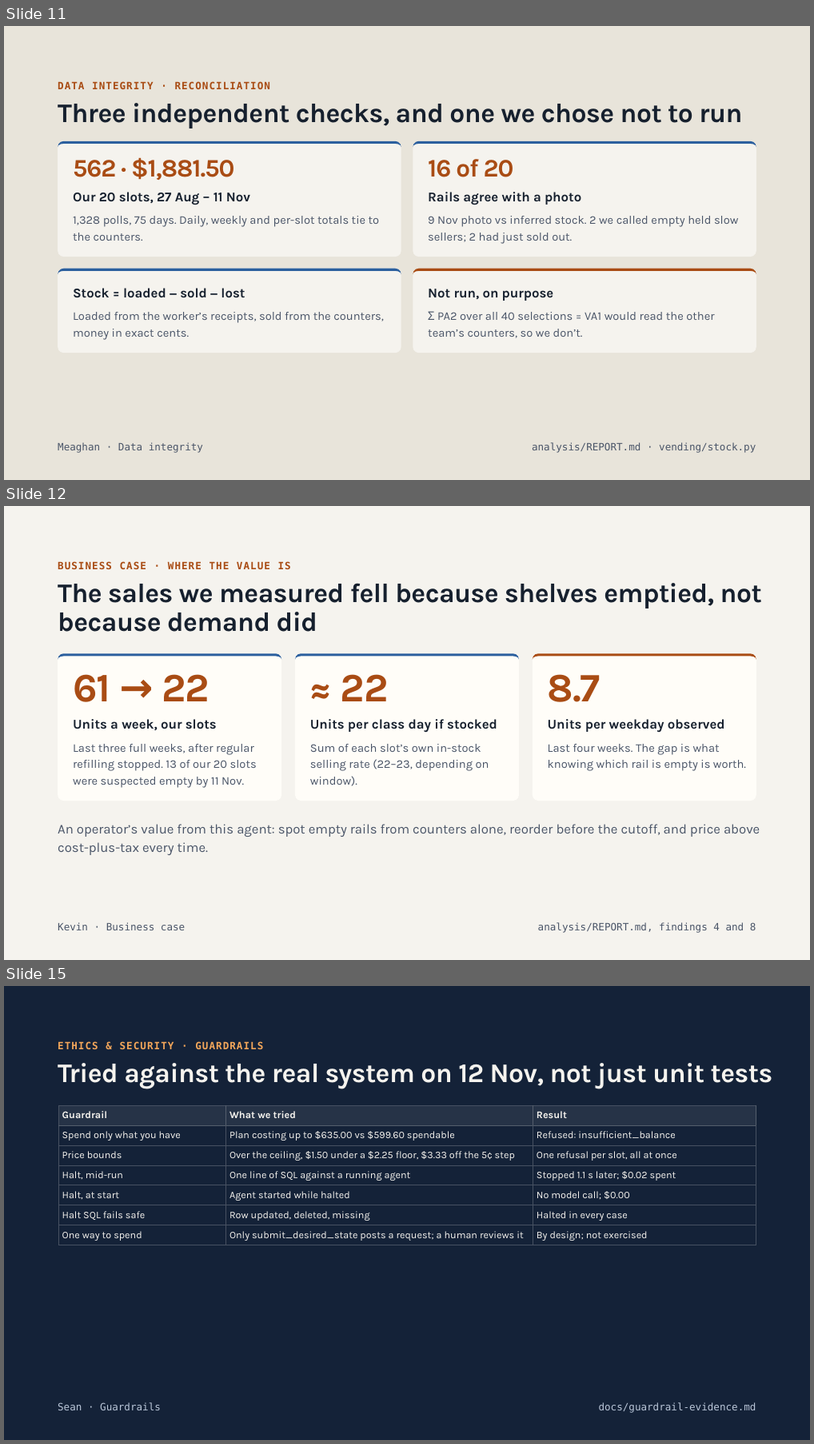
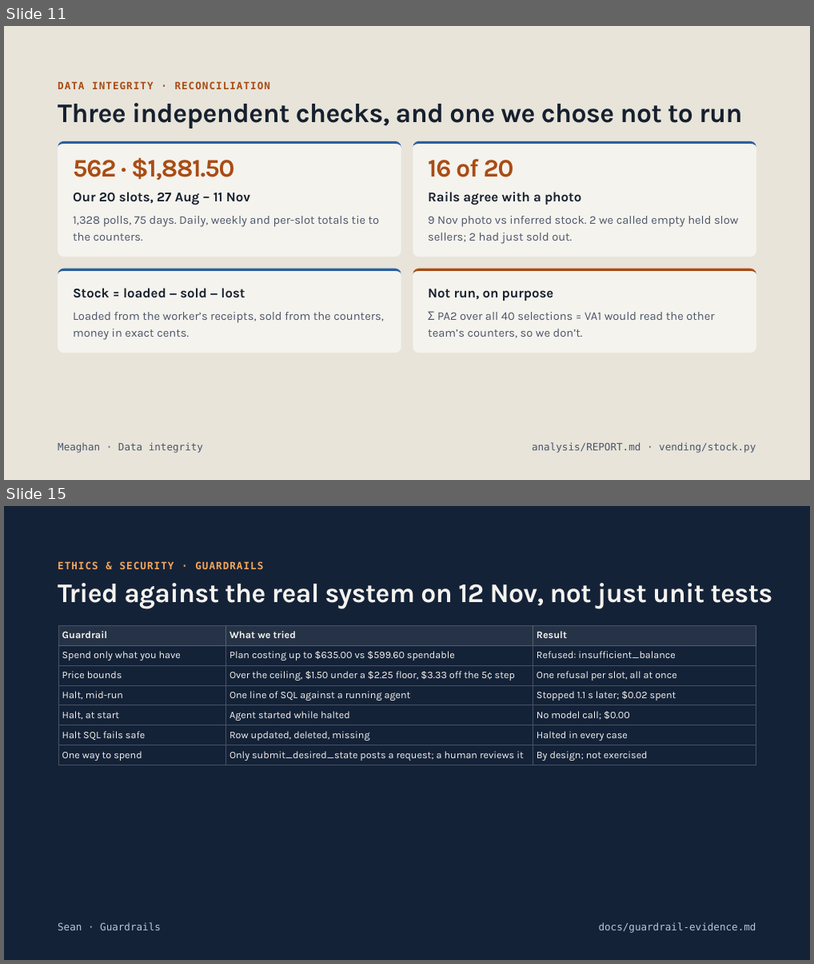
Before and after one commit to marshall-strong/agentic-vending, a slide deck: docs/presentation/group-b-final-presentation.pptx. Shown one above the other, each under a label of ours: slides 11, 12 and 15 before the commit, slides 11 and 15 after it; the slides between them are not shown. The pictures are 814x1444 and 814x964 pixels, drawn with LibreOffice and Linux fonts; fonts in the diff are those of the drawing. Boxes give left, top, right and bottom in pixels: in the first picture for what was removed or moved away, otherwise in the second. Text is boxed around its words. In the diff, an @@ line names an element or a change of style, - is before the commit and + after.

```diff
--- a/docs/presentation/group-b-final-presentation.pptx
+++ b/docs/presentation/group-b-final-presentation.pptx
@@ slide 12 removed at (4, 506, 810, 960), background #F5F3EE @@
@@ text removed at (58, 561, 291, 569) @@
-BUSINESS CASE · WHERE THE VALUE IS
@@ title removed at (58, 583, 762, 632) @@
-The sales we measured fell because shelves emptied, not because demand did
@@ rounded rectangle removed at (58, 654, 282, 800) @@
@@ freeform shape removed at (58, 654, 282, 800) @@
@@ rounded rectangle removed at (295, 654, 519, 800) @@
@@ freeform shape removed at (295, 654, 519, 800) @@
@@ rounded rectangle removed at (533, 654, 757, 800) @@
@@ freeform shape removed at (533, 654, 757, 800) @@
@@ text removed at (73, 674, 210, 702) @@
-61 → 22
@@ text removed at (341, 674, 389, 701) @@
-≈ 22
@@ text removed at (548, 674, 601, 702) @@
-8.7
@@ text removed at (73, 719, 217, 730) @@
-Units a week, our slots
@@ text removed at (310, 719, 498, 732) @@
-Units per class day if stocked
@@ text removed at (548, 719, 726, 732) @@
-Units per weekday observed
@@ text removed at (73, 744, 257, 788) @@
-Last three full weeks, after regular refilling stopped. 13 of our 20 slots were suspected empty by 11 Nov.
@@ text removed at (310, 744, 490, 786) @@
-Sum of each slot’s own in-stock selling rate (22–23, depending on window).
@@ text removed at (548, 744, 746, 771) @@
-Last four weeks. The gap is what knowing which rail is empty is worth.
@@ text removed at (58, 824, 760, 855) @@
-An operator’s value from this agent: spot empty rails from counters alone, reorder before the cutoff, and price above cost-plus-tax every time.
@@ text removed at (58, 922, 185, 930) @@
-Kevin · Business case
@@ text removed at (538, 922, 757, 932) @@
-analysis/REPORT.md, findings 4 and 8
```
Also in this commit, not shown: 1 slide changed, 2 slides added, 1 other slide removed.
